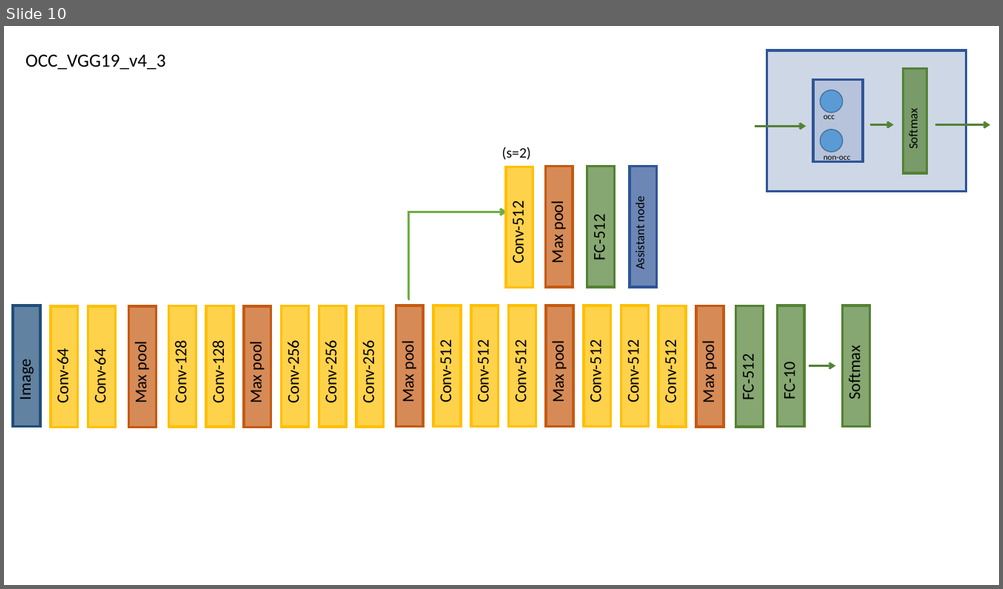
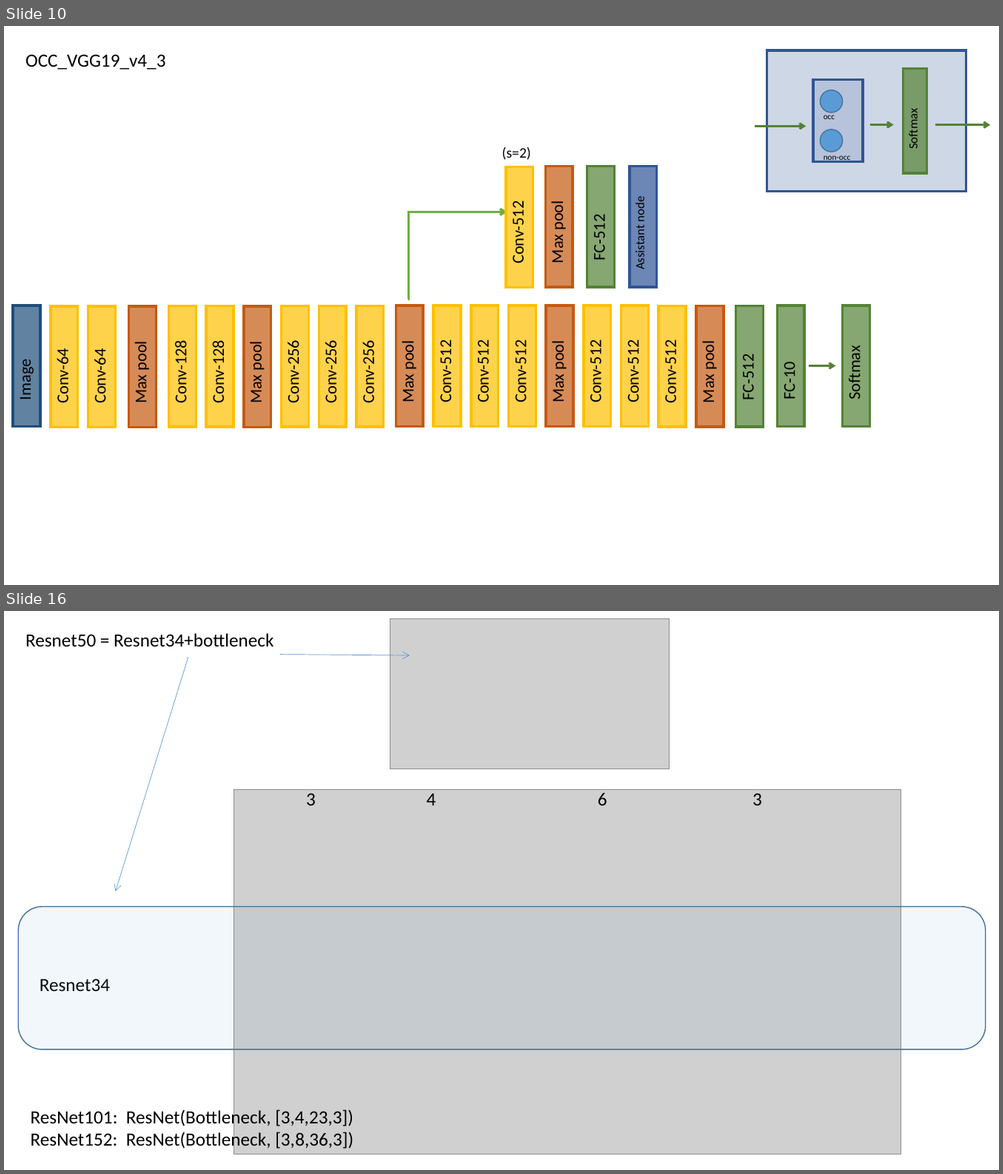
Before and after one commit to ZucchiniTang/Assistant_Unit, a slide deck: Graph.pptx. Shown one above the other, each under a label of ours: slide 10 before the commit, slides 10 and 16 after it; the slides between them are not shown. The pictures are 1003x589 and 1003x1174 pixels, drawn with LibreOffice and Linux fonts; fonts in the diff are those of the drawing; grey boxes stand for pictures. Boxes give left, top, right and bottom in pixels: in the first picture for what was removed or moved away, otherwise in the second. Text is boxed around its words. In the diff, an @@ line names an element or a change of style, - is before the commit and + after.

```diff
--- a/Graph.pptx
+++ b/Graph.pptx
@@ slide 16 added at [4, 611, 999, 1170], background #FFFFFF @@
@@ picture added at [390, 619, 669, 769] @@
@@ text added at [25, 633, 273, 647], 18 pt, text #000000 @@
+Resnet50 = Resnet34+bottleneck
@@ arrow added from (280, 654) to (410, 655), #5B9BD5 0.5 pt @@
@@ arrow added from (188, 658) to (115, 891), #5B9BD5 0.5 pt @@
@@ picture added at [234, 790, 901, 1155] @@
@@ text added at [306, 793, 316, 806], 18 pt, text #000000 @@
+3
@@ text added at [427, 794, 436, 806], 18 pt, text #000000 @@
+4
@@ text added at [597, 793, 607, 806], 18 pt, text #000000 @@
+6
@@ text added at [752, 793, 762, 806], 18 pt, text #000000 @@
+3
@@ rounded rectangle added at [18, 907, 985, 1051], fill #5B9BD5 at 8% opacity, outline #43739E 1 pt @@
@@ text added at [40, 979, 110, 991], 18 pt, text #000000 @@
+Resnet34
@@ text added at [31, 1109, 353, 1151], 18 pt, text #000000 @@
+ResNet101: ResNet(Bottleneck, [3,4,23,3])
+ResNet152: ResNet(Bottleneck, [3,8,36,3])
```
Also in this commit, not shown: 5 slides changed, 12 other slides added, 1 slide removed.
